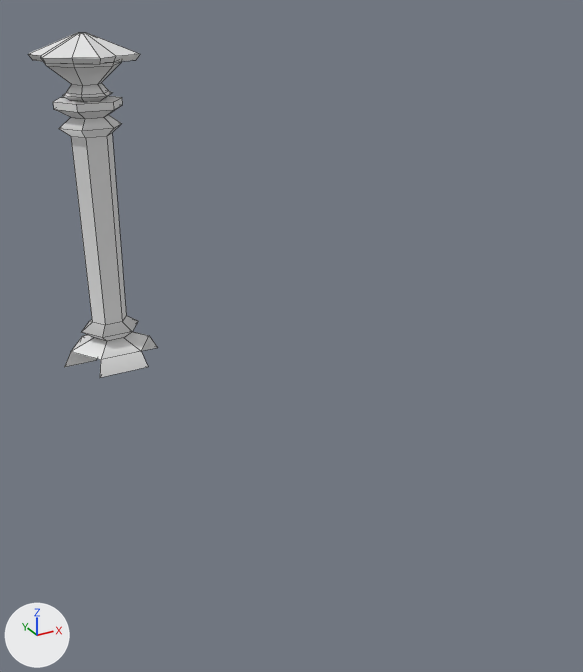
Before and after pictures for a commit that changed the FBX model Sci-berCrime/Assets/Meshes/LanternStand_001_Large_001.fbx.
One viewpoint serves both versions: a camera (50 mm lens) standing at (0.94, -7.07, 1.84) and looking at (3.43, -2.55, -0.42). Every picture has the same lights, and +X, +Y and +Z are marked at lower left. Mesh edges are drawn as thin lines. Materials are left out; every surface is plain grey. Where no turn or scale is listed for an object, it has been applied to the vertices.

Objects in the first picture: 'LanternStand_001_Large_001'.
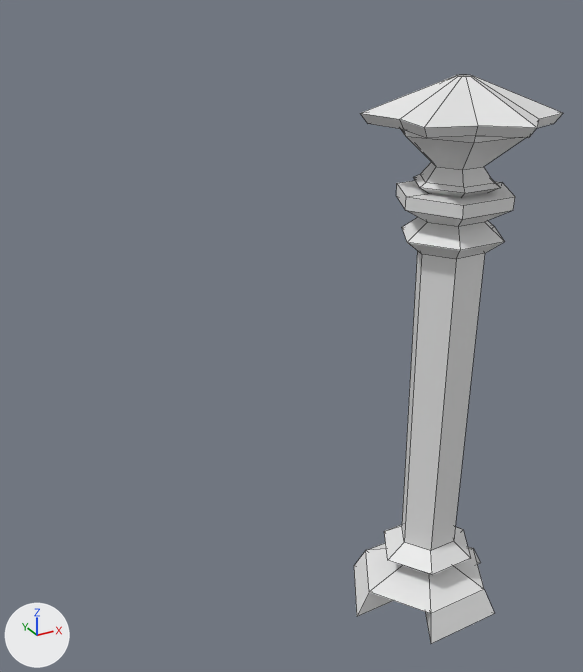
What differs and where, as boxes [x1, y1, x2, y2] in the pictures (583 x 672 px; the box of a moved part takes in the faces that stretch with it):
'LanternStand_001_Large_001', reshaped, moved (60% wider, 65% taller)
    before: [28, 33, 158, 378]
    after: [354, 75, 563, 644]
part 1 of me_mesh, moved or reshaped
    before: [28, 33, 140, 119]
    after: [360, 76, 563, 226]
part 2 of me_mesh, cut back
    before: [64, 320, 158, 378]
    after: [354, 526, 495, 644]

The change, as a diff of the scene's bpy script:
```diff
--- a/Sci-berCrime/Assets/Meshes/LanternStand_001_Large_001.fbx.py
+++ b/Sci-berCrime/Assets/Meshes/LanternStand_001_Large_001.fbx.py
@@ me_mesh @@
 # verts and faces of me_mesh; kept vertices keep their numbers, new ones are numbered from 139
-me_mesh.from_pydata(...)  # 139 vertices, 139 faces; spans x -0.46..0.46, y -0.46..0.46, z -1.44..1.44
+me_mesh.from_pydata(...)  # 138 vertices, 133 faces; spans x -0.46..0.46, y -0.46..0.46, z -1.44..1.44
+# me_mesh part 1
+delete_vertices([111, 114])  # with the faces that use them
+delete_faces([(18, 20, 21, 22, 23, 19)])
+for i in [24, 30, 64]: verts[i] += (0.0, 0.01, 0.0)
+for i in [27, 32, 33, 60]: verts[i] += (0.0, -0.01, 0.0)
+for i in [38, 44, 45]: verts[i] += (0.0, -0.01, -0.01)
+verts[105] = (-0.28, -0.01, 0.87)  # moved, pixel (405, 210)
+verts[108] = (0.3, 0.0, 0.86)  # moved
+verts[31] = (0.17, 0.28, 1.23)  # moved
+verts[25] = (0.16, 0.27, 1.2)  # moved
+verts[62] = (0.0, 0.42, 1.23)  # moved
+verts[34] = (-0.14, -0.28, 1.23)  # moved, pixel (475, 135)
+verts[65] = (0.02, -0.42, 1.23)  # moved, pixel (528, 137)
+verts[36] = (0.4, 0.24, 1.27)  # moved
+verts[47] = (0.18, 0.31, 1.27)  # moved
+verts[37] = (0.0, 0.46, 1.27)  # moved
+verts[46] = (-0.17, 0.3, 1.27)  # moved
+verts[39] = (-0.38, -0.24, 1.27)  # moved, pixel (424, 127)
+verts[40] = (0.02, -0.46, 1.27)  # moved, pixel (537, 127)
+verts[41] = (0.41, -0.22, 1.27)  # moved, pixel (563, 113)
+verts[42] = (0.36, 0.01, 1.27)  # moved
+verts[43] = (0.19, -0.3, 1.27)  # moved, pixel (539, 119)
+verts[61] = (-0.36, 0.2, 1.23)  # moved, pixel (367, 123)
+verts[63] = (0.37, 0.22, 1.23)  # moved
+verts[141] = (-0.28, -0.01, 0.93)  # pixel (406, 196)
+verts[142] = (0.3, 0.0, 0.93)  # pixel (502, 182)
+faces += [(109, 141, 142, 110), (103, 105, 141, 109), (105, 106, 112, 141), (107, 108, 142, 113), (104, 110, 142, 108), (112, 113, 142, 141)]
+# me_mesh part 2
+# 3 vertices are removed from x -0.12..0.06, y -0.1..0.0, z -1.37..-1.35
+# 12 faces are deleted
+# 13 vertices move from x -0.46..0.46, y -0.37..0.36, z -1.44..-1.13 to x -0.46..0.46, y -0.38..0.37, z -1.44..-1.12
+# 2 vertices are added at (-0.12, -0.01, -1.37), (0.06, -0.09, -1.37)
+# 6 new faces join them
@@ ob_lanternstand_001_large_001 @@
 ob_lanternstand_001_large_001 = bpy.data.objects.new('LanternStand_001_Large_001', me_mesh)
-ob_lanternstand_001_large_001.location = (2.803, -0.167, 0.017)
+ob_lanternstand_001_large_001.location = (3.418, -4.149, 0.017)
```
